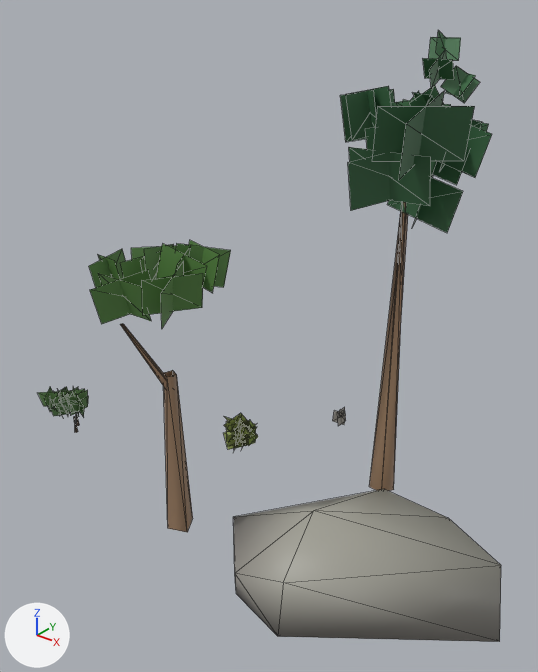
Two versions of the glTF model www/proto3d/models/beth/tidewrack_sea/land4/stage1/meshes/arch_land_scatter_c18_20_lod1.glb, one commit apart.
Camera for both pictures: a 50 mm lens placed at (-284.39, -15.9, 12.23), pointed at (-293.91, -4.0, 4.85). Lighting does not change. The marker at lower left points along +X, +Y and +Z. The picture after the commit comes second. Mesh edges are drawn as thin lines.

The first picture shows 'arch_land_scatter_c18_20_lod1'.
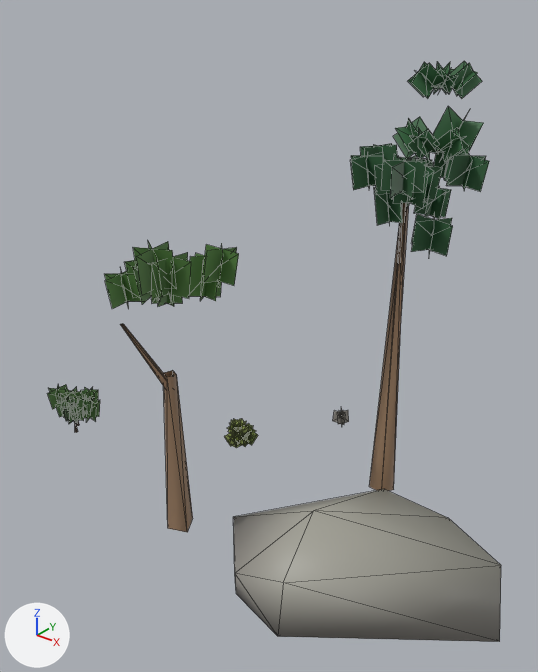
Boxes (x1, y1, x2, y2) around the edits, measured in the pictures (538 x 672 px):
'arch_land_scatter_c18_20_lod1', reshaped
    before: (38, 30, 501, 642)
    after: (47, 61, 501, 642)
part 1 of me_arch_land_scatter_c18_20_lod1, rebuilt
    before: (471, 120, 482, 129)
    after: (435, 120, 484, 155)
part 2 of me_arch_land_scatter_c18_20_lod1, rebuilt
    before: (480, 123, 488, 132)
    after: (440, 111, 469, 161)
part 3 of me_arch_land_scatter_c18_20_lod1, rebuilt
    before: (446, 74, 476, 97)
    after: (453, 71, 478, 90)
part 4 of me_arch_land_scatter_c18_20_lod1, rebuilt
    before: (441, 66, 480, 103)
    after: (449, 61, 482, 98)
part 5 of me_arch_land_scatter_c18_20_lod1, deleted
    before: (38, 30, 461, 450)
part 6 of me_arch_land_scatter_c18_20_lod1, cut back
    before: (90, 49, 492, 324)
    after: (104, 61, 489, 309)
part 7 of me_arch_land_scatter_c18_20_lod1, added (green)
    after: (225, 419, 258, 448)
part 8 of me_arch_land_scatter_c18_20_lod1, added
    after: (47, 384, 100, 424)
part 9 of me_arch_land_scatter_c18_20_lod1, added
    after: (337, 406, 349, 425)

The change in detail:
me_arch_land_scatter_c18_20_lod1 is used by ob_arch_land_scatter_c18_20_lod1; location (0.0, 0.0, 0.0).
me_arch_land_scatter_c18_20_lod1 had 473 vertices, 276 faces and spanned x -300.77..-287.59, y -7.94..0.1, z -0.65..11.3.
me_arch_land_scatter_c18_20_lod1 now has 765 vertices, 422 faces and spans x -300.51..-287.59, y -7.32..0.09, z -0.65..10.75.
me_arch_land_scatter_c18_20_lod1 part 1: the loose piece of 4 vertices spanning x -292.19..-290.53, y -1.75..-1.13, z 8.63..9.62 is rebuilt with 4 vertices and now spans x -291.6..-290.67, y -1.69..-1.07, z 8.97..9.52.
me_arch_land_scatter_c18_20_lod1 part 2: the loose piece of 4 vertices spanning x -292.08..-290.65, y -2.0..-0.88, z 8.48..9.77 is rebuilt with 4 vertices and now spans x -291.39..-290.89, y -1.95..-0.81, z 8.68..9.81.
me_arch_land_scatter_c18_20_lod1 part 3: the loose piece of 4 vertices spanning x -291.23..-290.6, y -2.14..-1.58, z 10.13..10.51 is rebuilt with 4 vertices and now spans x -291.15..-290.53, y -2.22..-1.6, z 10.26..10.58.
me_arch_land_scatter_c18_20_lod1 part 4: the loose piece of 4 vertices spanning x -291.23..-290.59, y -2.04..-1.68, z 9.99..10.65 is rebuilt with 4 vertices and now spans x -291.17..-290.51, y -2.04..-1.77, z 10.09..10.75.
me_arch_land_scatter_c18_20_lod1 part 5: 69 loose pieces with 276 vertices, spanning x -300.77..-290.89, y -7.53..0.1, z 0.4..11.3, are deleted.
me_arch_land_scatter_c18_20_lod1 part 6: 120 vertices removed from x -296.59..-290.02, y -7.94..-0.55, z 6.11..11.0; 320 vertices added at x -295.8..-290.16, y -7.32..-0.81, z 5.85..10.74.
me_arch_land_scatter_c18_20_lod1 part 7: 192 vertices added at x -296.08..-295.35, y -3.43..-2.47, z 0.53..1.47.
me_arch_land_scatter_c18_20_lod1 part 8: 156 vertices added at x -300.51..-299.16, y -5.85..-4.46, z 0.94..1.93.
me_arch_land_scatter_c18_20_lod1 part 9: 20 vertices added at x -294.46..-294.17, y -0.3..0.09, z 0.44..0.87.
